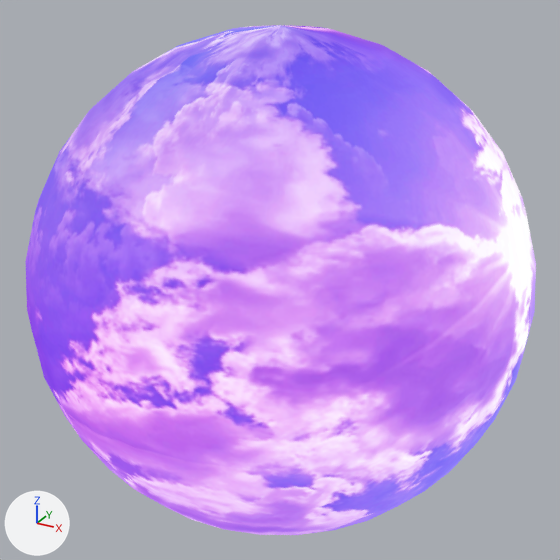
An edit to the glTF model example/assets/example3.gltf, drawn before and after from the same camera.
Before and after are seen from a camera (50 mm lens) standing at (135.6, -247.2, 122.6) and looking at (-0.2, -0.1, -1.0). The axes (+X, +Y, +Z) are drawn at lower left. The lights are the same throughout. Where no turn or scale is listed for an object, it has been applied to the vertices.

The first picture shows 'sky'.
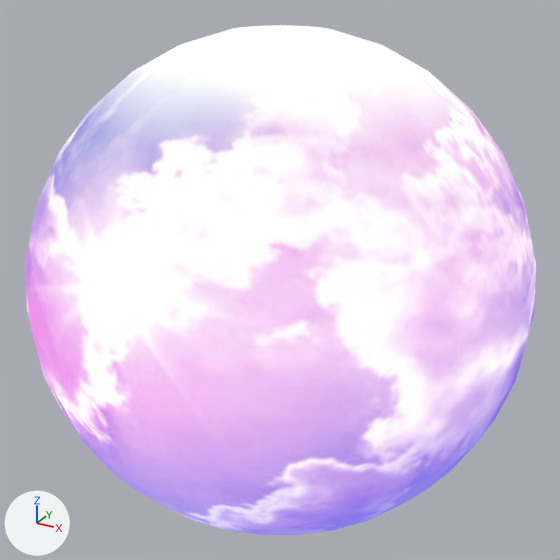
What changed in the scene script:
```text
Add img_sky_001:
    img_sky_001 = load_image('sky.001', '_unpacked/sky.001', 768, 384, 'sRGB')
Change mat_environmentmap_001:
    where n5 = _N.new('ShaderNodeTexImage'); n5.name = 'Image Texture'
    n5.image: img_sky -> img_sky_001
```

Boxes (x1, y1, x2, y2) around the edits, measured in the pictures (560 x 560 px):
'sky', surface changed (purple to white)
    both: (26, 25, 536, 535)
